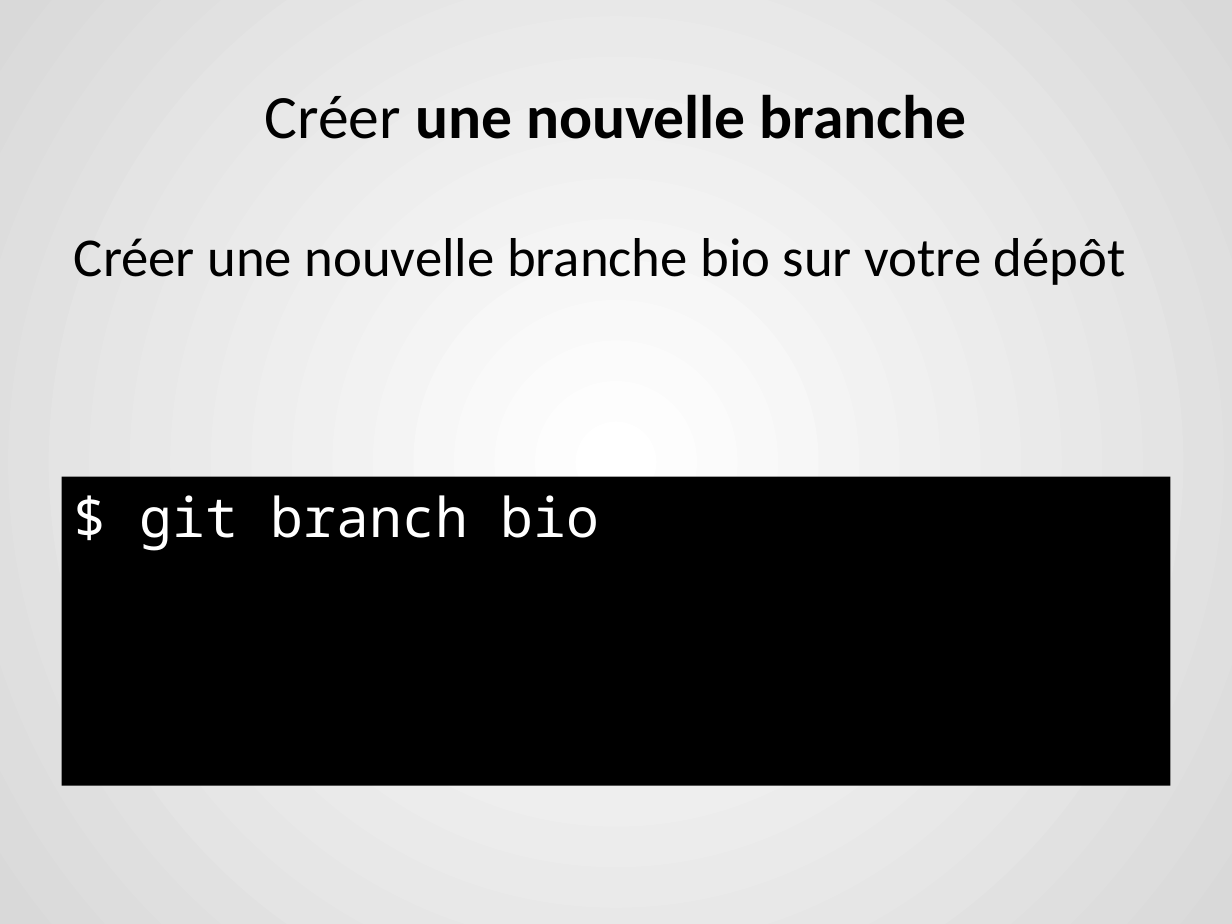
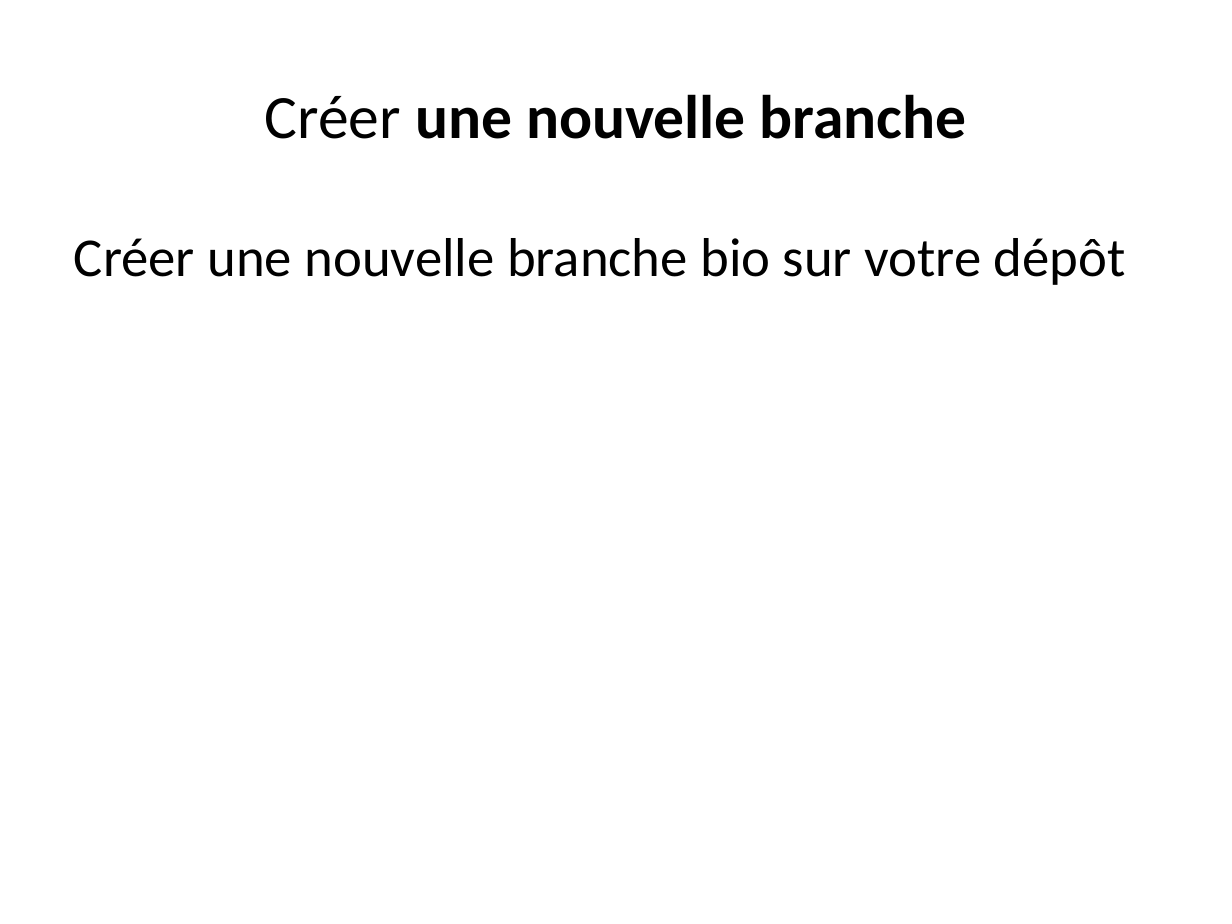
Before and after one commit to berradais/light-dna-2020-2021, a slide deck: slide 20 of 1-Environment/Lab/3.burger_lab.pptx. Drawn at 1232x924 pixels with LibreOffice and Linux fonts; fonts in the diff are those of the drawing. Boxes give left, top, right and bottom in pixels: in the first picture for what was removed or moved away, otherwise in the second. Text is boxed around its words. In the diff, an @@ line names an element or a change of style, - is before the commit and + after.

```diff
--- a/1-Environment/Lab/3.burger_lab.pptx
+++ b/1-Environment/Lab/3.burger_lab.pptx
@@ background gradient #FFFFFF to #D9D9D9 to #FFFFFF @@
@@ rectangle removed at [62, 477, 1170, 786] @@
-$ git branch bio
```
Also in this commit, not shown: 37 other slides changed, 5 slides removed, 20 other files.
